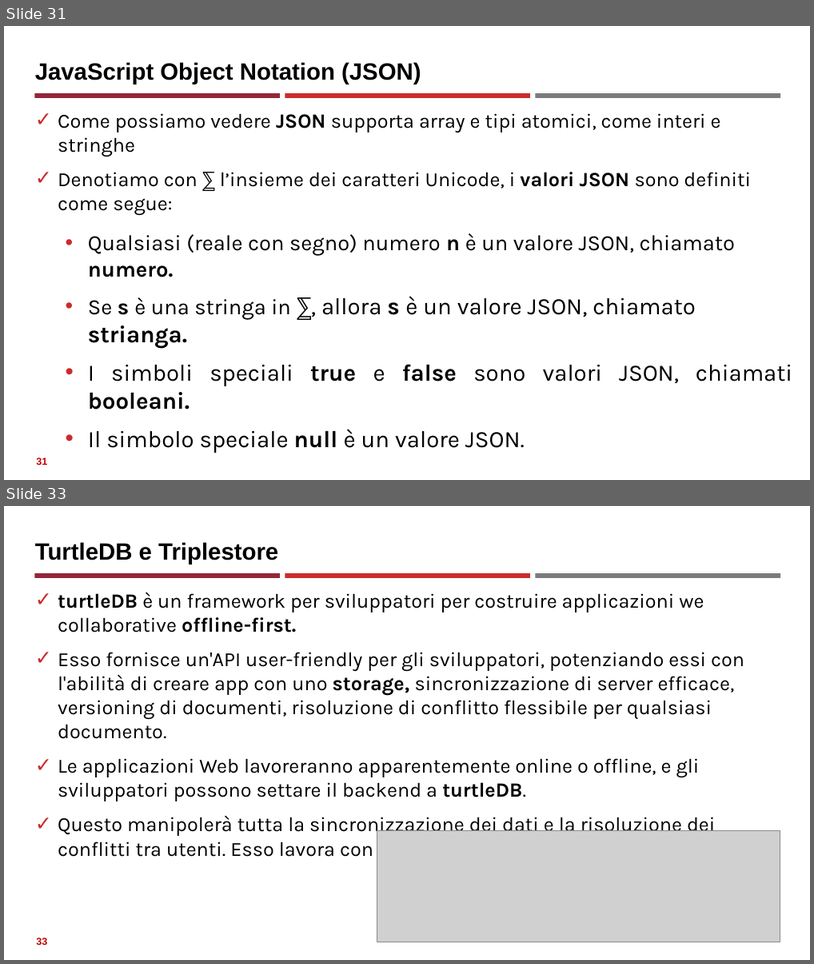
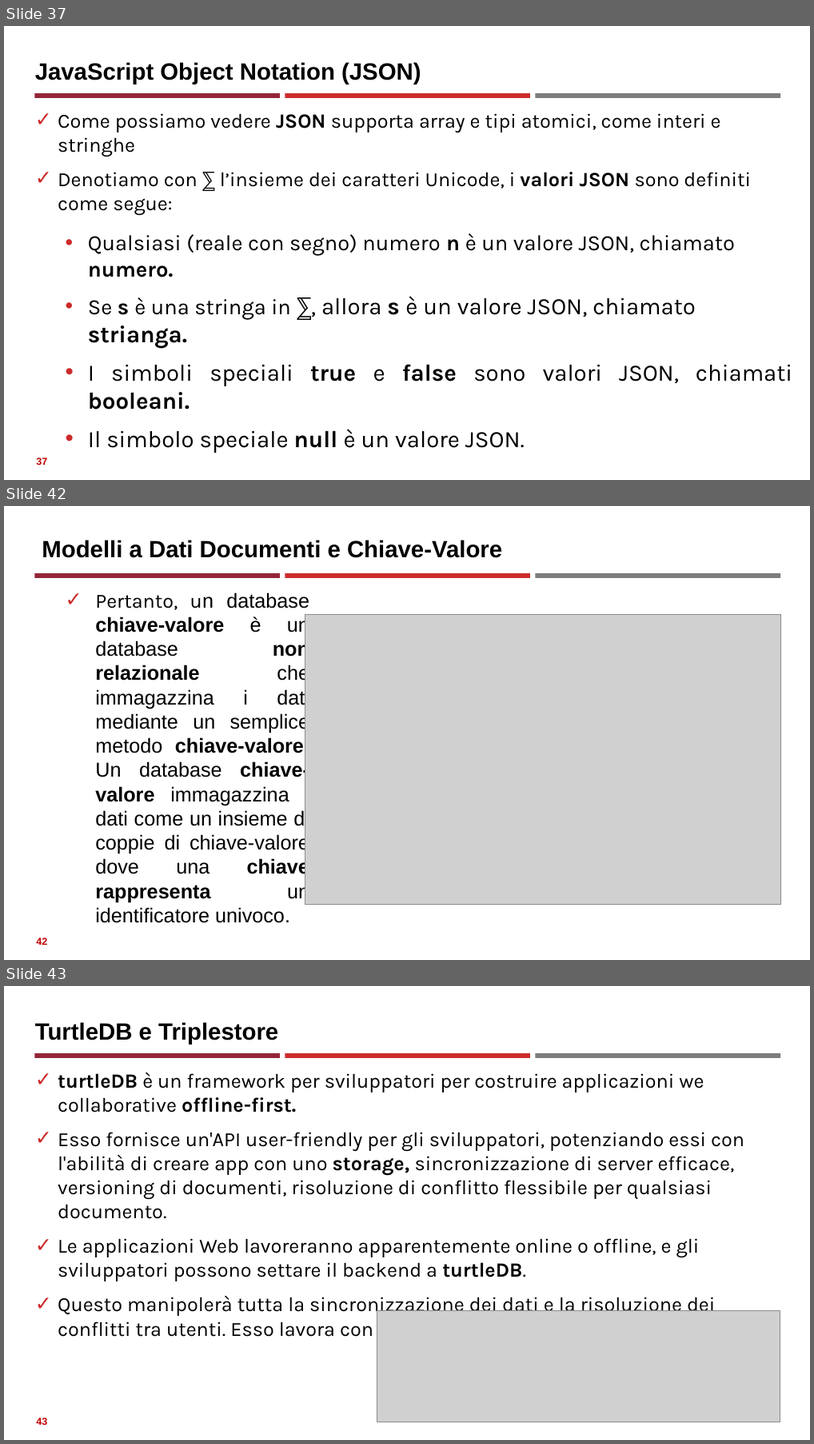
Before and after one commit to neural1977/data_science_interview_material, a slide deck: Assicurazioni/Databases_NoSql_ita.pptx. Shown one above the other, each under a label of ours: slides 31 and 33 before the commit, slides 37, 42 and 43 after it; the slides between them are not shown. The pictures are 814x964 and 814x1444 pixels, drawn with LibreOffice and Linux fonts; fonts in the diff are those of the drawing; grey boxes stand for pictures. Boxes give left, top, right and bottom in pixels: in the first picture for what was removed or moved away, otherwise in the second. Text is boxed around its words. In the diff, an @@ line names an element or a change of style, - is before the commit and + after.

```diff
--- a/Assicurazioni/Databases_NoSql_ita.pptx
+++ b/Assicurazioni/Databases_NoSql_ita.pptx
@@ slide 42 added at (x1=4, y1=506, x2=810, y2=960), background #FFFFFF; not listed: 3 template elements that a slide beside it also shows @@
@@ text added at (x1=42, y1=540, x2=502, y2=558), 28 pt, text #000000, bold @@
+Modelli a Dati Documenti e Chiave-Valore
@@ text added at (x1=95, y1=592, x2=310, y2=878), 24 pt, text #000000 @@
+  ✓ Pertanto, un database chiave-valore è un database non relazionale che immagazzina i dati mediante un semplice metodo chiave-valore. Un database chiave-valore immagazzina i dati come un insieme di coppie di chiave-valore dove una chiave rappresenta un identificatore univoco.
@@ picture added at (x1=305, y1=614, x2=781, y2=904) @@
@@ page number added at (x1=36, y1=937, x2=47, y2=944), 12 pt, text #C00000, bold @@
+42
@@ what was slide 31 is now slide 37 @@
@@ page number at (x1=36, y1=457, x2=47, y2=464): text changed @@
-31
+37
@@ what was slide 33 is now slide 43 @@
@@ page number at (x1=36, y1=1417, x2=47, y2=1424): text changed @@
-33
+43
```
Also in this commit, not shown: 5 slides changed, 9 other slides added, 1 other file.
